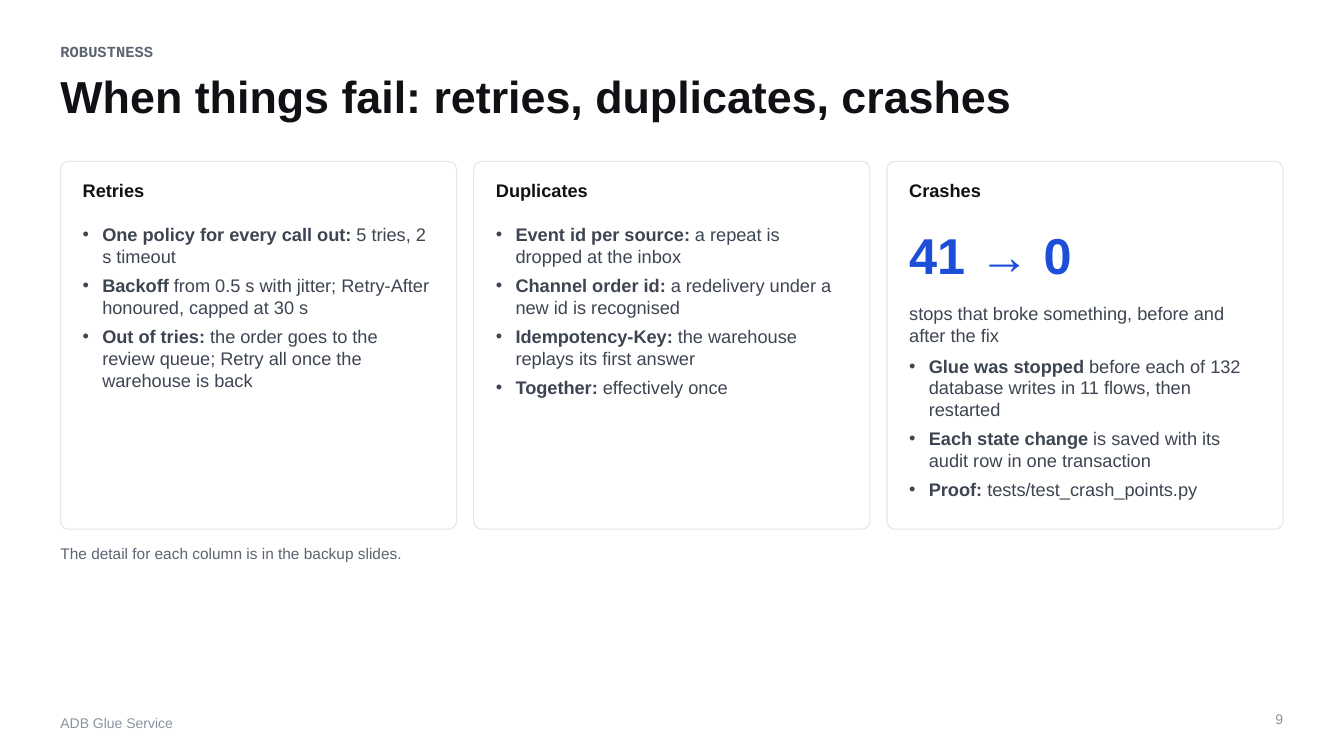
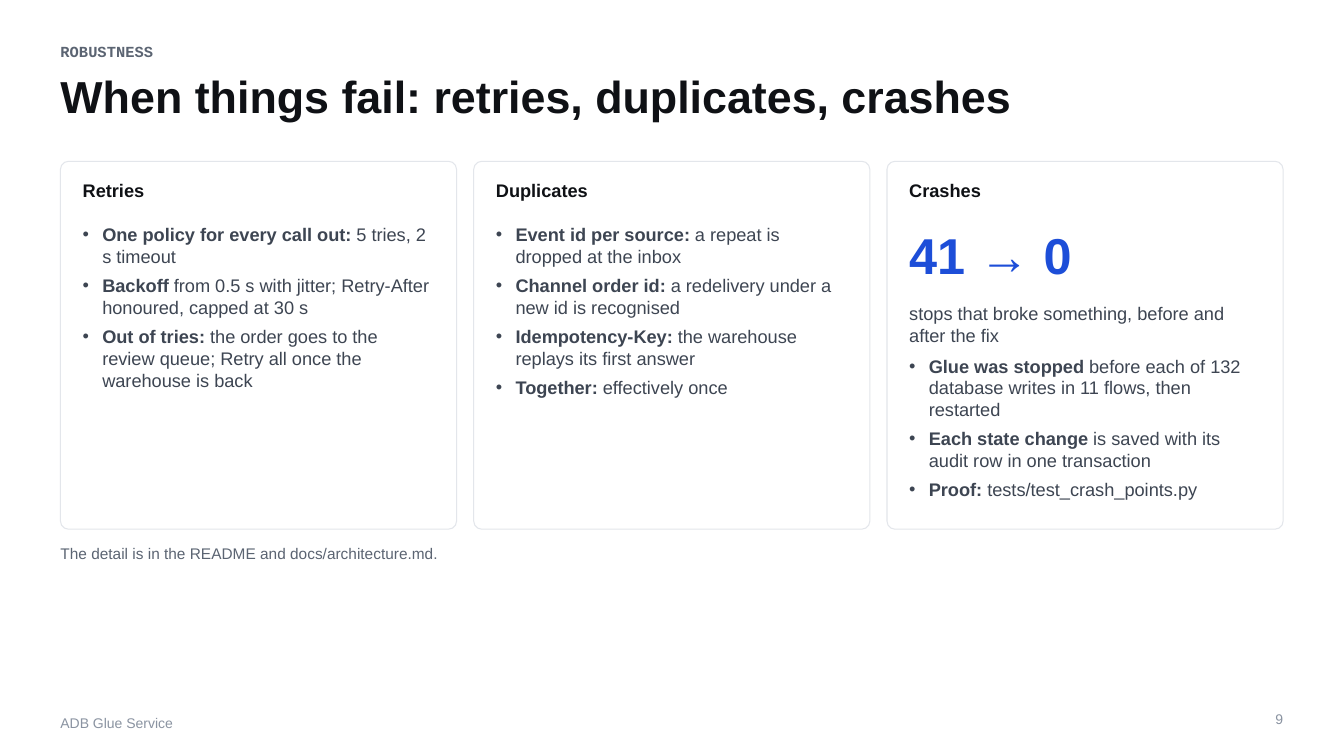
Before and after one commit to PantelimonGulie/adb-glue-service, a slide deck: slide 9 of docs/presentation/ADB-Glue-Service.pptx. Drawn at 1344x756 pixels with LibreOffice and Linux fonts; fonts in the diff are those of the drawing. Boxes give left, top, right and bottom in pixels: in the first picture for what was removed or moved away, otherwise in the second. Text is boxed around its words. In the diff, an @@ line names an element or a change of style, - is before the commit and + after.

```diff
--- a/docs/presentation/ADB-Glue-Service.pptx
+++ b/docs/presentation/ADB-Glue-Service.pptx
@@ text at bbox=[60, 548, 437, 559]: text changed @@
-The detail for each column is in the backup slides.
+The detail is in the README and docs/architecture.md.
```
Also in this commit, not shown: 13 slides removed, 1 other file.
